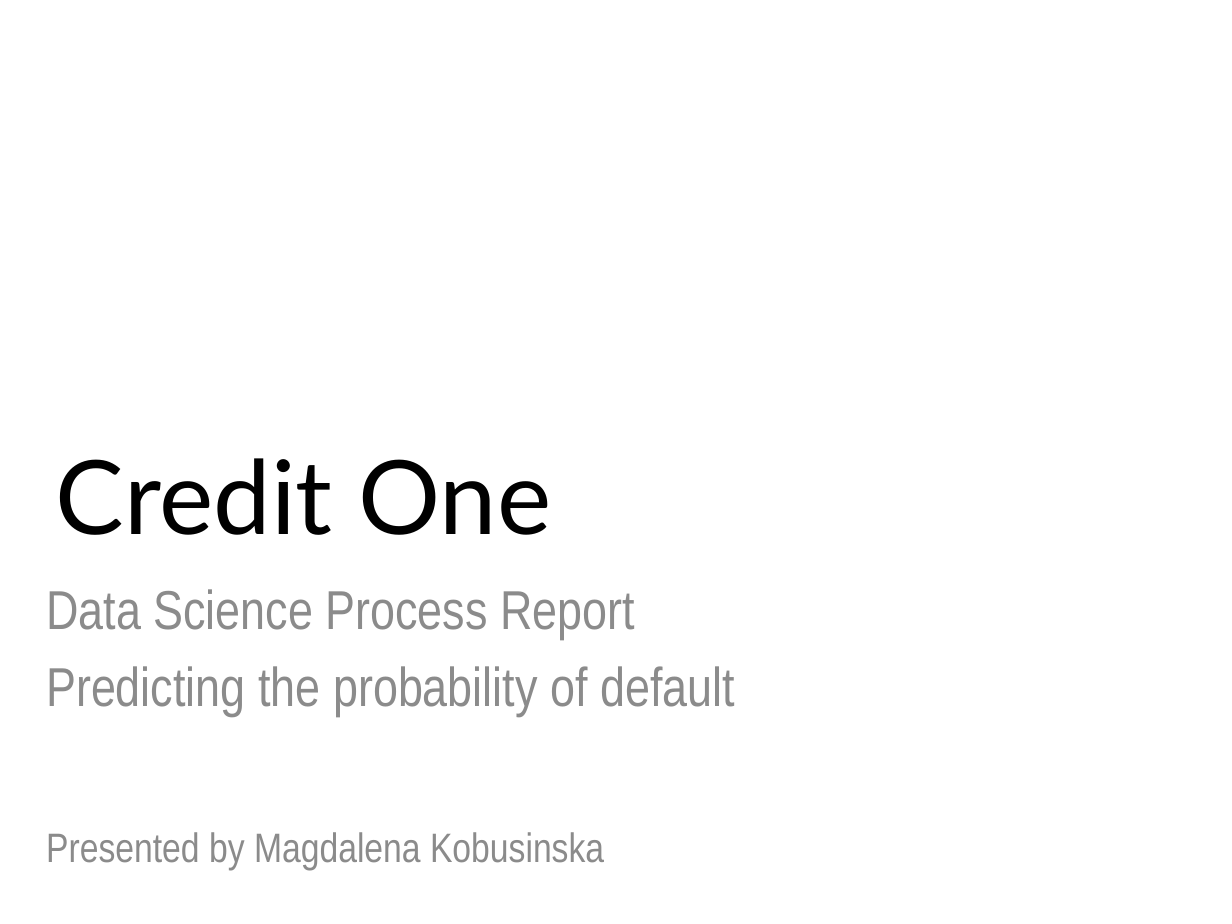
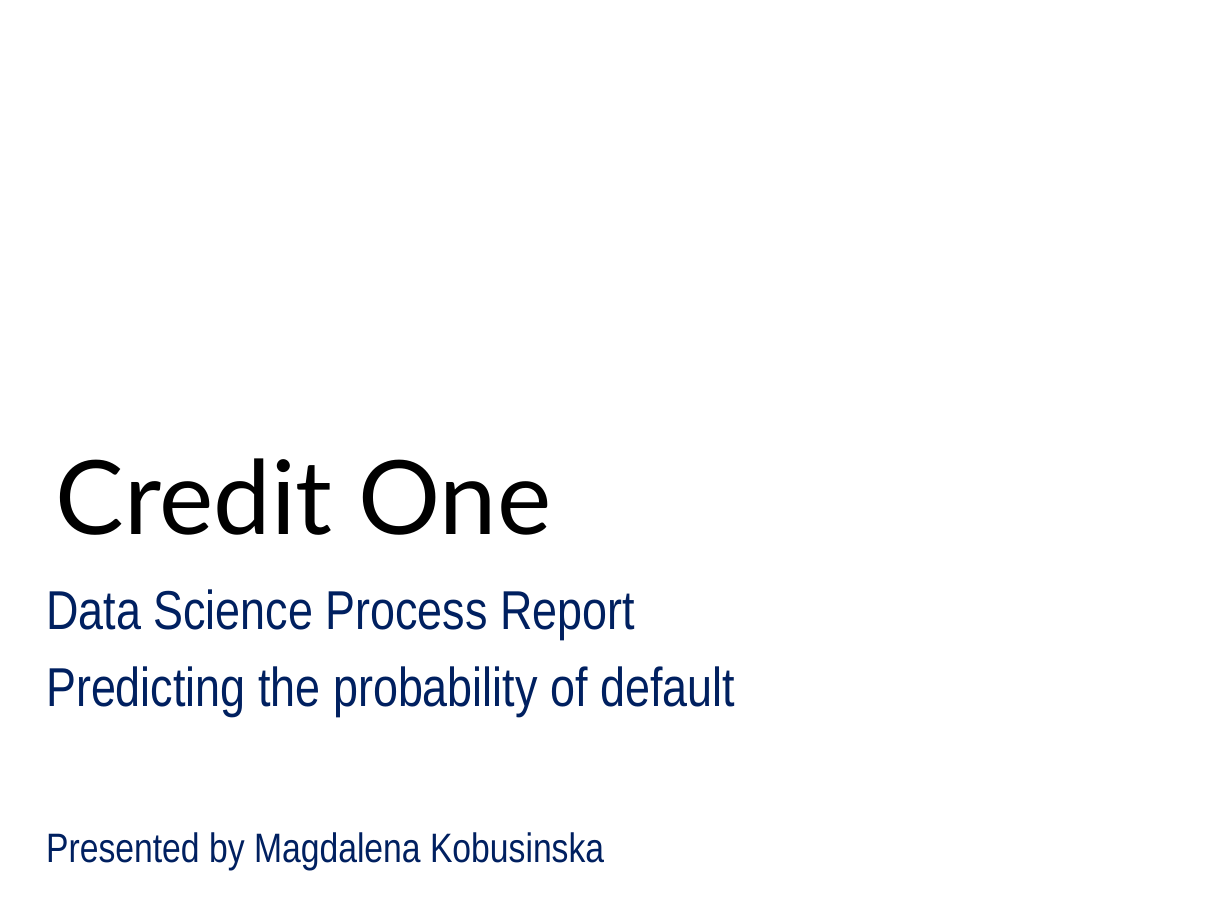
Before and after one commit to MKobus12305/Ubiqum_Data_Analysis, a slide deck: slide 1 of Module 2/Credit One.pptx. Drawn at 1232x924 pixels with LibreOffice and Linux fonts; fonts in the diff are those of the drawing; background and template pictures are left out. Boxes give left, top, right and bottom in pixels: in the first picture for what was removed or moved away, otherwise in the second. Text is boxed around its words. In the diff, an @@ line names an element or a change of style, - is before the commit and + after.

Commit message:
Finished report

```diff
--- a/Module 2/Credit One.pptx
+++ b/Module 2/Credit One.pptx
@@ subtitle "Data Science Process Report" at bbox=[46, 589, 735, 870]: text colour #8C8C8C to #002060 @@
```
Also in this commit, not shown: 2 other slides changed, 3 slides added.
